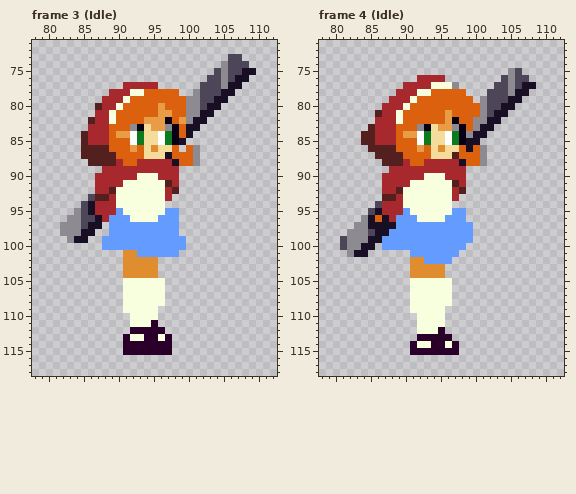
Two states of a pixel-art file, Assets/Sprites/Actors/Rose/Movement/Rose - Movement.ase. Above is the file before it was changed.
192x192 pixels, 33 frames. Colours within 5 levels of each other are drawn and written as one. Shown: frame 3 (Idle): x 78..112, y 71..118; frame 4 (Idle): x 78..112, y 71..118. The commit also changed other frames, which this record leaves out.
New version:
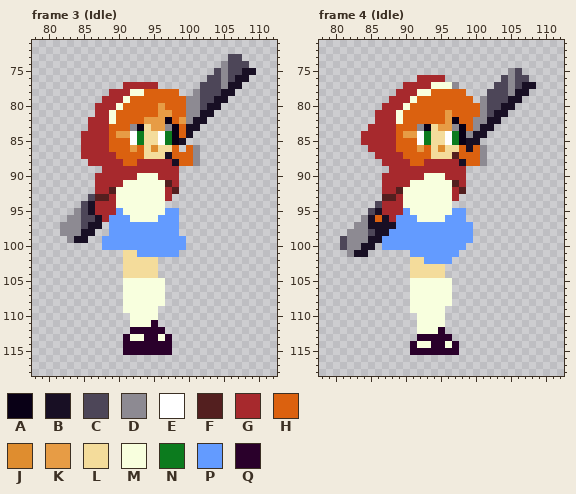
Palette (. is transparent): A #090016  B #180f24  C #4d4658  D #8d8a92  E #ffffff  F #531f1f  G #a7292d  H #db610f  J #df8d2f  K #e79c45  L #f4dc9b  M #f8ffde  N #0c7b1e  P #639bff  Q #2a002b
The exact change:
layer "hide_shadows" added
--- frame 3 (Idle), layer "hide_shadows"
@@ x 83..91 @@
  79 .....GGGM
- 80 ....FGGMH
+ 80 ....GGGMH
  81 ....GGMHH
- 82 ...FGGMHH
+ 82 ...GGGMHH
  83 ...GGGHHH
- 84 ..FGGGHKK
- 85 ..FGGGHHH
- 86 ..FFFFHHH
- 87 ..FFFFFHH
- 88 ...FFFFGH
+ 84 ..GGGGHKK
+ 85 ..GGGGHHH
+ 86 ..GGGGHHH
+ 87 ..GGGGGHH
+ 88 ...GGGGGH
  89 .....GGGG
@@ x 89..97 @@
 100 PPPPPPPPP
-101 ..JJPPPPP
-102 ..JJJJJ..
-103 ..JJJJJ..
-104 ..JJJJJ..
+101 ..LLPPPPP
+102 ..LLLLL..
+103 ..LLLLL..
+104 ..LLLLL..
 105 ..MMMMMM.
--- frame 4 (Idle), layer "hide_shadows"
@@ x 82..91 @@
  80 .....GGGMH
- 81 ....FGGMHH
+ 81 ....GGGMHH
  82 ....GGGMHH
- 83 ...FGGGHHH
- 84 ..FFGGGHKK
- 85 ..FFGGGHHH
- 86 ...FFFFHHH
- 87 ....FFFFHH
- 88 .....FFFGH
+ 83 ...GGGGHHH
+ 84 ..GGGGGHKK
+ 85 ..GGGGGHHH
+ 86 ...GGGGHHH
+ 87 ....GGGGHH
+ 88 .....GGGGH
  89 ......GGGG
@@ x 89..97 @@
 101 ..PPPPPPP
-102 ..JJPPPP.
-103 ..JJJJJ..
-104 ..JJJJJ..
+102 ..LLPPPP.
+103 ..LLLLL..
+104 ..LLLLL..
 105 ..MMMMMM.
Where, in picture pixels (left, top, right, bottom), the same in both pictures:
changed: (81, 103, 116, 166)
changed: (123, 250, 158, 278)
changed: (361, 110, 403, 166)
changed: (410, 257, 445, 278)
